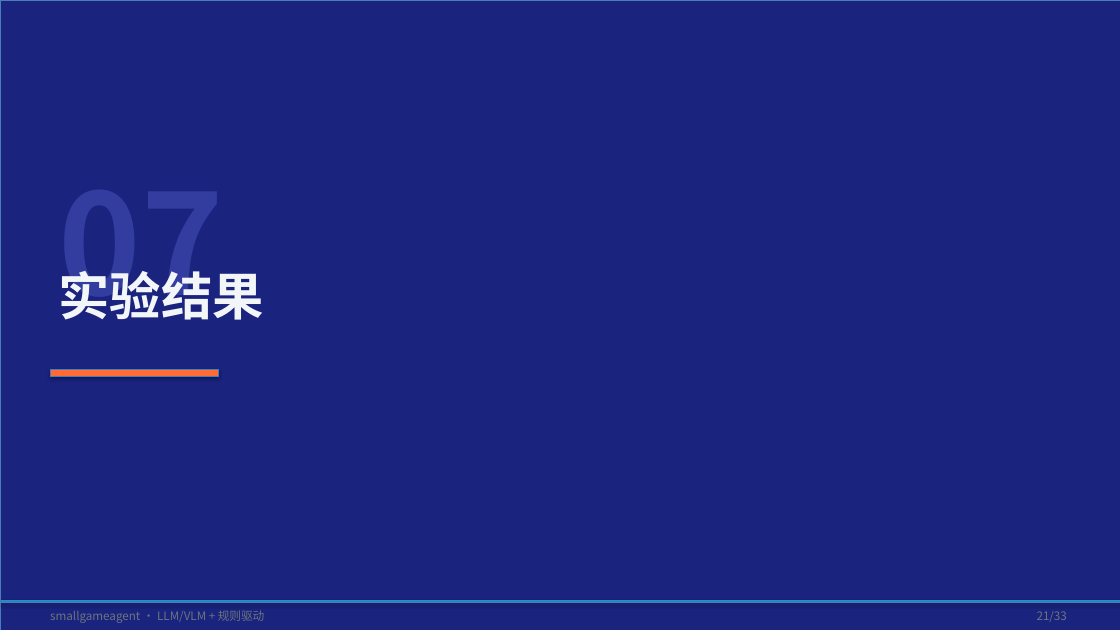
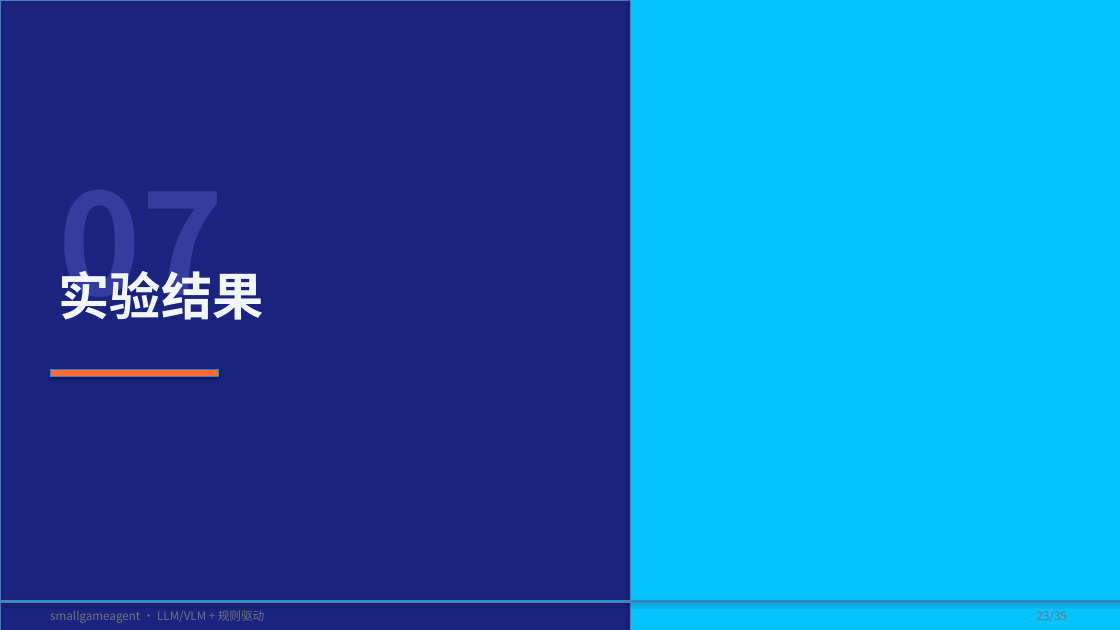
Before and after one commit to tzhazuma/smallgameagent, a slide deck: slide 23 of reports/smallgameagent_report.pptx (slide 21 before the commit). Drawn at 1120x630 pixels with LibreOffice and Linux fonts; fonts in the diff are those of the drawing. Boxes give left, top, right and bottom in pixels: in the first picture for what was removed or moved away, otherwise in the second. Text is boxed around its words. In the diff, an @@ line names an element or a change of style, - is before the commit and + after.

Commit message:
feat: multi-provider rule-update threshold sweep, PPT beautification, opencodego smoke fix
- Fix opencodego provider: text+vision now available (deepseek-v4-flash / mimo-v2.5)
- Add §34: multi-provider rule-update threshold sweep on SSD_00461P01
  - rule baseline 0.143; qwen 0.090 (slow, hurt perf); kimi 0.116 (quota fallback)
  - xiaomi 0.012 (unparseable L2); opencodego crashed (Playwright EPIPE)
- Beautify PPT: gradient title, metric cards, humanized intro slide, card shadows
- Regenerate PDF/PPTX with updated content
- Update cloud_provider_smoke_results.json with working opencodego

```diff
--- a/reports/smallgameagent_report.pptx
+++ b/reports/smallgameagent_report.pptx
@@ rectangle added at bbox=[630, 0, 1120, 630], fill #06C2FF, outline #4B7EBC 0.75 pt @@
@@ text at bbox=[1037, 611, 1067, 622]: text changed @@
-21/33
+23/35
```
Also in this commit, not shown: 32 other slides changed, 2 slides added, 13 other files.
